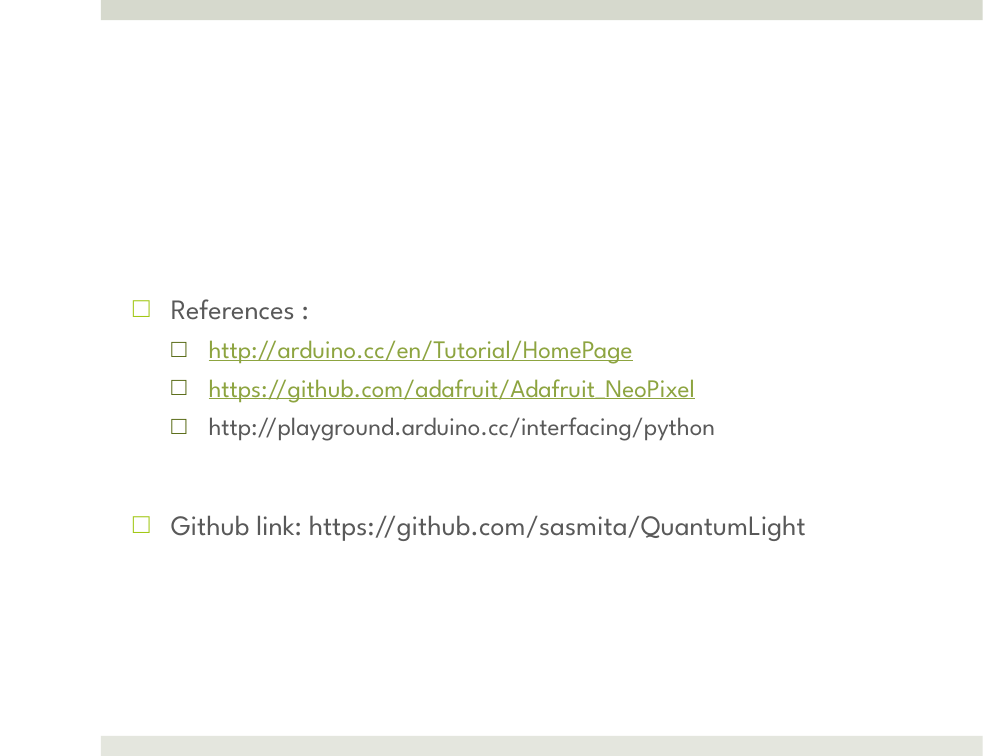
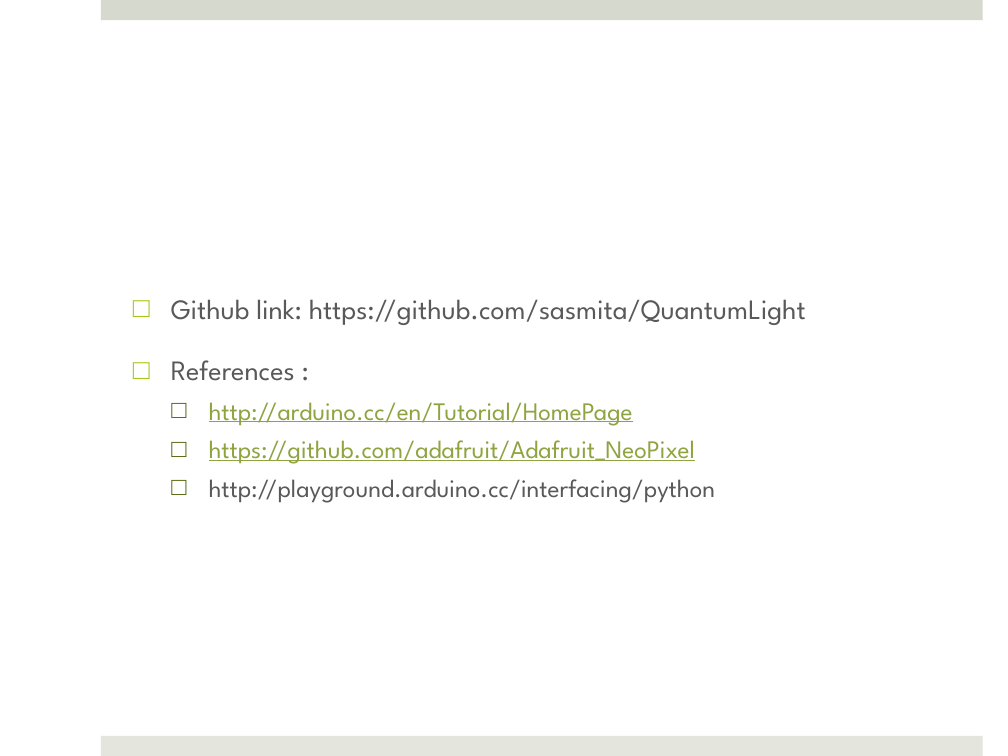
Before and after one commit to sasmita/QuantumLight, a slide deck: slide 17 of QL_Presentation1.pptx (slide 16 before the commit). Drawn at 1008x756 pixels with LibreOffice and Linux fonts; fonts in the diff are those of the drawing. Boxes give left, top, right and bottom in pixels: in the first picture for what was removed or moved away, otherwise in the second. Text is boxed around its words. In the diff, an @@ line names an element or a change of style, - is before the commit and + after.

```diff
--- a/QL_Presentation1.pptx
+++ b/QL_Presentation1.pptx
@@ text at [171, 299, 806, 325]: paragraph added @@
+□ Github link: https://github.com/sasmita/QuantumLight
@@ text at [171, 515, 806, 541]: paragraph removed @@
-□ Github link: https://github.com/sasmita/QuantumLight
```
Also in this commit, not shown: 7 other slides changed, 2 slides added, 4 other files.
